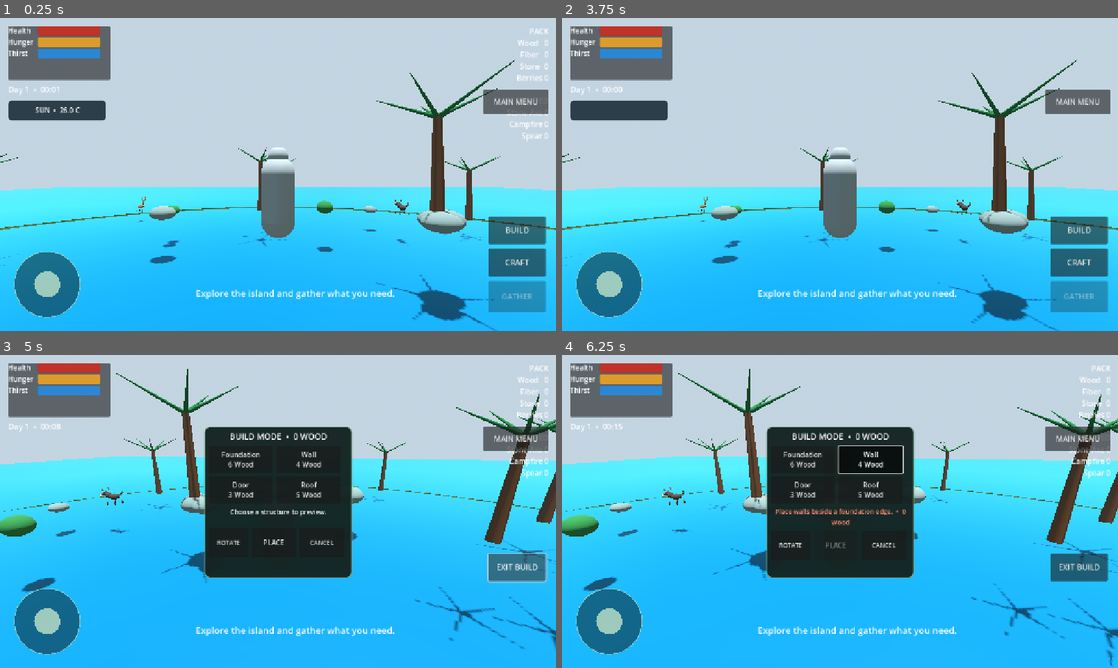
Above: before the commit, frames 1-4 (two rows, left to right).
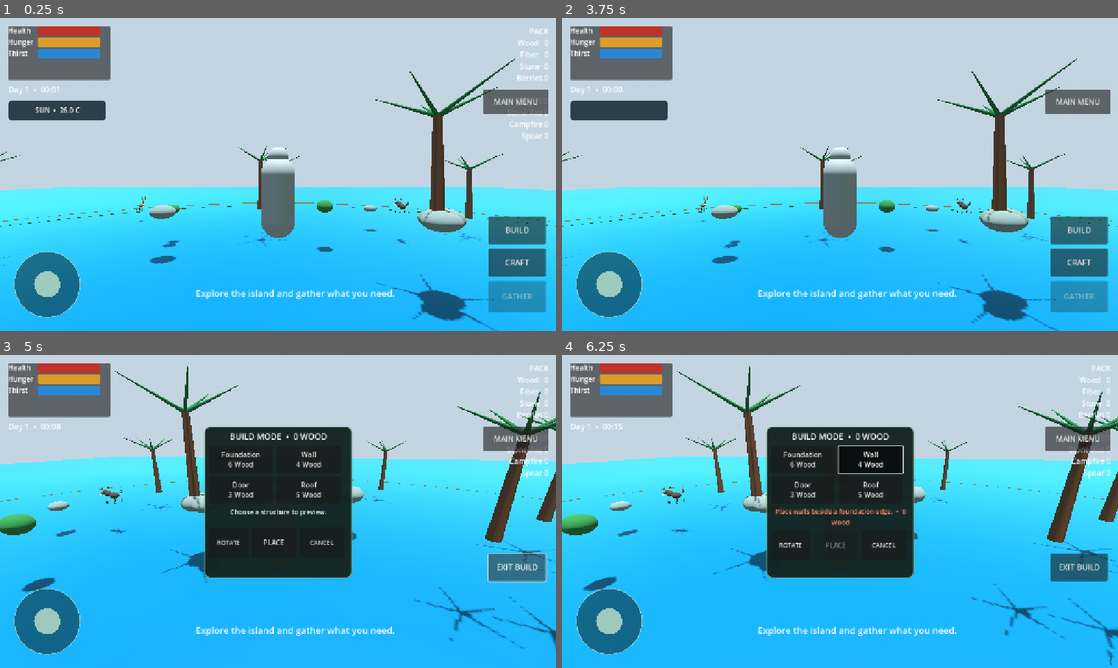
Above: after the commit, the same moments.

Repository: shoukali0089-ai/WILDCRAFT-LAST-ISLAND-updated
Game: Godot game, scene res://scenes/main.tscn
Same seed, same stepped clock (60 frames per second), same inputs: the game is played once before the commit and once after it.
Inputs:
- Up to frame 1 (0.25 s): no input
- Up to frame 2 (3.75 s): click "CRAFT" at 0.5 s; click "MAIN MENU" at 1.25 s; click "NEW GAME" at 2 s; click "NEW GAME" at 2.75 s; click "OK" at 3.5 s
- Up to frame 3 (5 s): click "BUILD" at 4.25 s
- Up to frame 4 (6.25 s): click "Foundation 6 Wood" at 5 s; click "Wall 4 Wood" at 5.75 s

The runs differ from the first frame. In frame 1, 1.4% of the frame differs, in the area x 0-100%, y 12-73%; in frame 2, 1.4%, in the area x 0-100%, y 12-88%; in frame 3, 1.4%; in frame 4, 1.4%.

Commit message:
Fix island terrain shoreline and player movement boundary

Diff:
--- a/scripts/main.gd
+++ b/scripts/main.gd
@@ -14,6 +14,7 @@
 const GRAPHICS_SETTINGS_SCRIPT := preload("res://scripts/graphics_settings.gd")
 
 const ISLAND_RADIUS := 48.0
+const OCEAN_LEVEL := -0.35
 const TERRAIN_STEPS := 56
 const GATHER_DISTANCE := 4.0
 
@@ -262,6 +263,8 @@
 
 	terrain_body = StaticBody3D.new()
 	terrain_body.name = "TerrainCollision"
+	terrain_body.collision_layer = 1
+	terrain_body.collision_mask = 1
 	var terrain_collision := CollisionShape3D.new()
 	var terrain_shape := terrain_mesh.create_trimesh_shape() as ConcavePolygonShape3D
 	terrain_shape.backface_collision = true
@@ -278,7 +281,7 @@
 	ocean_material.albedo_color = Color(0.04, 0.38, 0.52)
 	ocean_material.roughness = 0.28
 	ocean.material_override = ocean_material
-	ocean.position.y = -0.35
+	ocean.position.y = OCEAN_LEVEL
 	add_child(ocean)
 
 
@@ -305,7 +308,7 @@
 	var distance := Vector2(x, z).length()
 	var shoreline := clampf((ISLAND_RADIUS - distance) / 12.0, 0.0, 1.0)
 	var hill := maxf(0.0, 1.0 - distance / 38.0)
-	var y := -1.35 + shoreline * 1.75 + hill * 4.6
+	var y := OCEAN_LEVEL + 0.2 + shoreline * 0.75 + hill * 4.4
 	if distance > ISLAND_RADIUS:
 		y -= minf((distance - ISLAND_RADIUS) * 0.28, 2.0)
 	return Vector3(x, y, z)
@@ -448,6 +451,7 @@
 
 func _spawn_player() -> void:
 	player = PLAYER_SCENE.instantiate()
+	player.island_boundary_radius = ISLAND_RADIUS - 1.0
 	player.position = Vector3(0.0, _terrain_point(0.0, 0.0).y + 0.15, 0.0)
 	add_child(player)
 
--- a/scripts/player.gd
+++ b/scripts/player.gd
@@ -1,6 +1,7 @@
 extends CharacterBody3D
 
 @export var move_speed := 5.0
+@export var island_boundary_radius := 47.0
 @export var look_sensitivity := 0.003
 @export var look_pitch_min := -0.75
 @export var look_pitch_max := 0.45
@@ -38,11 +39,26 @@
 	elif velocity.y < 0.0:
 		velocity.y = 0.0
 	move_and_slide()
+	_keep_inside_island()
 	_update_movement_audio(delta)
 
 
 func set_move_input(value: Vector2) -> void:
 	joystick_input = value
+
+
+func _keep_inside_island() -> void:
+	var horizontal_position := Vector2(global_position.x, global_position.z)
+	if horizontal_position.length_squared() <= island_boundary_radius * island_boundary_radius:
+		return
+	var boundary_position := horizontal_position.normalized() * island_boundary_radius
+	global_position.x = boundary_position.x
+	global_position.z = boundary_position.y
+	var outward_direction := boundary_position.normalized()
+	var outward_speed := Vector2(velocity.x, velocity.z).dot(outward_direction)
+	if outward_speed > 0.0:
+		velocity.x -= outward_direction.x * outward_speed
+		velocity.z -= outward_direction.y * outward_speed
 
 
 func add_look_input(delta: Vector2) -> void:
--- a/tests/prototype_smoke.gd
+++ b/tests/prototype_smoke.gd
@@ -31,6 +31,7 @@
 
 	var player: CharacterBody3D = game.get("player")
 	_check(player != null, "The main scene should spawn the player.")
+	await _test_island_terrain(game)
 	var hud_root: Control = game.get_node("HUD").get_child(0)
 	var joystick: Control
 	var look_area: Control
@@ -1066,6 +1067,79 @@
 	return count
 
 
+func _test_island_terrain(game: Node3D) -> void:
+	var player: CharacterBody3D = game.get("player")
+	var terrain_body: StaticBody3D = game.get("terrain_body")
+	var ocean: MeshInstance3D = game.get_node("Ocean")
+	var terrain_mesh_instance: MeshInstance3D = game.get_node("IslandTerrain")
+	_check(terrain_body != null, "The island should have a static terrain collision body.")
+	_check(
+		_collision_shape_count(terrain_body) > 0,
+		"Terrain collision should have a generated collision shape node."
+	)
+	_check(
+		terrain_body.collision_layer == 1 and (player.collision_mask & terrain_body.collision_layer) != 0,
+		"Player collision should include the explicit terrain collision layer."
+	)
+	_check(terrain_mesh_instance.mesh != null, "The island should have a generated visible terrain mesh.")
+
+	var ocean_level := ocean.global_position.y
+	var sample_radii: Array[float] = [0.0, 20.0, 40.0, player.island_boundary_radius - 0.5]
+	await physics_frame
+	for radius in sample_radii:
+		var sample_point: Vector3 = game.call("_terrain_point", 0.0, -radius)
+		var query := PhysicsRayQueryParameters3D.create(
+			Vector3(0.0, 20.0, -radius),
+			Vector3(0.0, -10.0, -radius),
+			1,
+			[player.get_rid()]
+		)
+		var hit := game.get_world_3d().direct_space_state.intersect_ray(query)
+		_check(hit.get("collider") == terrain_body, "Terrain collision should be continuous at radius %.1f." % radius)
+		if not hit.is_empty():
+			_check(absf(float(hit["position"].y) - sample_point.y) < 0.08, "Terrain collision height should match its visible mesh.")
+		_check(sample_point.y > ocean_level, "Walkable land at radius %.1f must be above the ocean." % radius)
+
+	var shoreline_point: Vector3 = game.call("_terrain_point", 0.0, -48.0)
+	var seabed_point: Vector3 = game.call("_terrain_point", 0.0, -51.0)
+	_check(shoreline_point.y > ocean_level, "The island's shoreline should meet land above the water plane.")
+	_check(seabed_point.y < ocean_level, "The terrain outside the shoreline should slope below the water plane.")
+
+	for frame_index in range(24):
+		await physics_frame
+	var spawn_ground: Vector3 = game.call("_terrain_point", 0.0, 0.0)
+	_check(player.is_on_floor(), "The spawned player should settle onto terrain collision.")
+	_check(
+		absf(player.global_position.y - spawn_ground.y) < 0.15,
+		"Player spawn should remain at the center terrain surface."
+	)
+
+	player.global_position = Vector3(
+		0.0,
+		game.call("_terrain_point", 0.0, -46.5).y + 0.1,
+		-46.5
+	)
+	player.rotation.y = 0.0
+	player.set_move_input(Vector2(0.0, -1.0))
+	for frame_index in range(30):
+		await physics_frame
+	var coast_radius := Vector2(player.global_position.x, player.global_position.z).length()
+	_check(
+		coast_radius <= player.island_boundary_radius + 0.02,
+		"Forward movement should stop at the playable coastline instead of continuing over ocean terrain."
+	)
+	_check(player.is_on_floor(), "The player should remain supported by terrain collision at the coastline.")
+	var outward_velocity := Vector2(player.velocity.x, player.velocity.z).dot(
+		Vector2(player.global_position.x, player.global_position.z).normalized()
+	)
+	_check(outward_velocity <= 0.02, "The coastline should remove outward movement velocity.")
+	player.set_move_input(Vector2.ZERO)
+	player.global_position = Vector3(0.0, spawn_ground.y + 0.15, 0.0)
+	for frame_index in range(4):
+		await physics_frame
+	print("PASS: terrain mesh/collision continuity, spawn grounding, shoreline waterline, and island movement boundary")
+
+
 func _array_to_vector(value: Array) -> Vector3:
 	return Vector3(float(value[0]), float(value[1]), float(value[2]))
 
